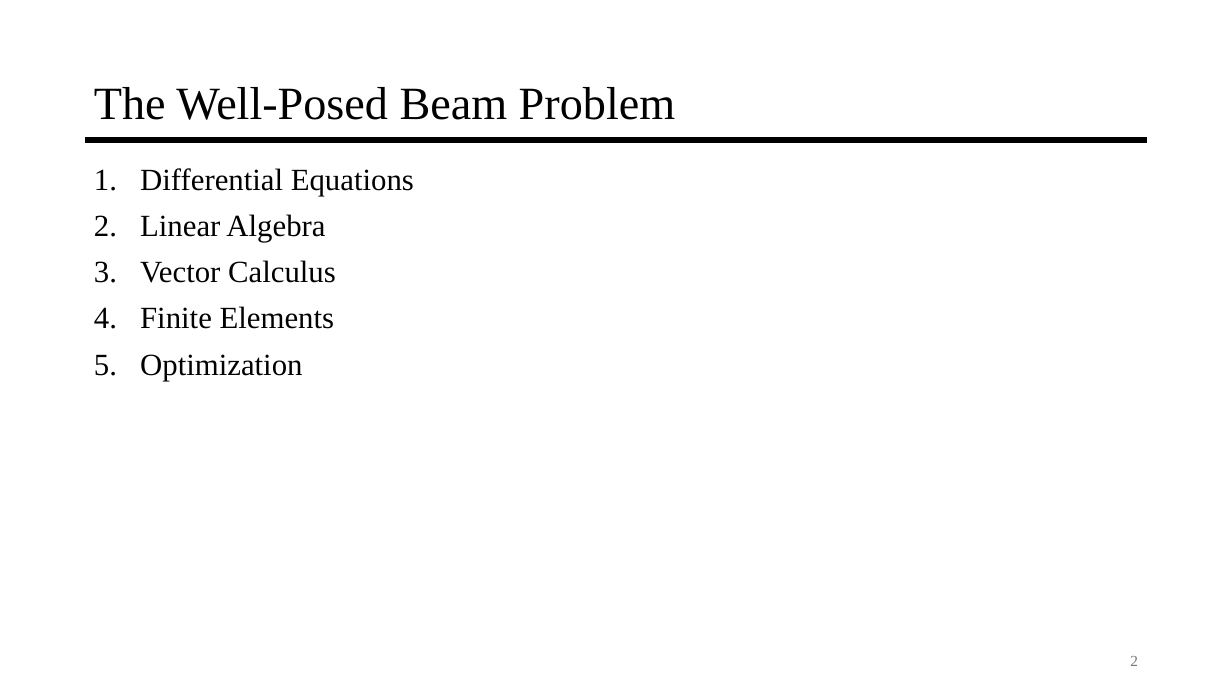
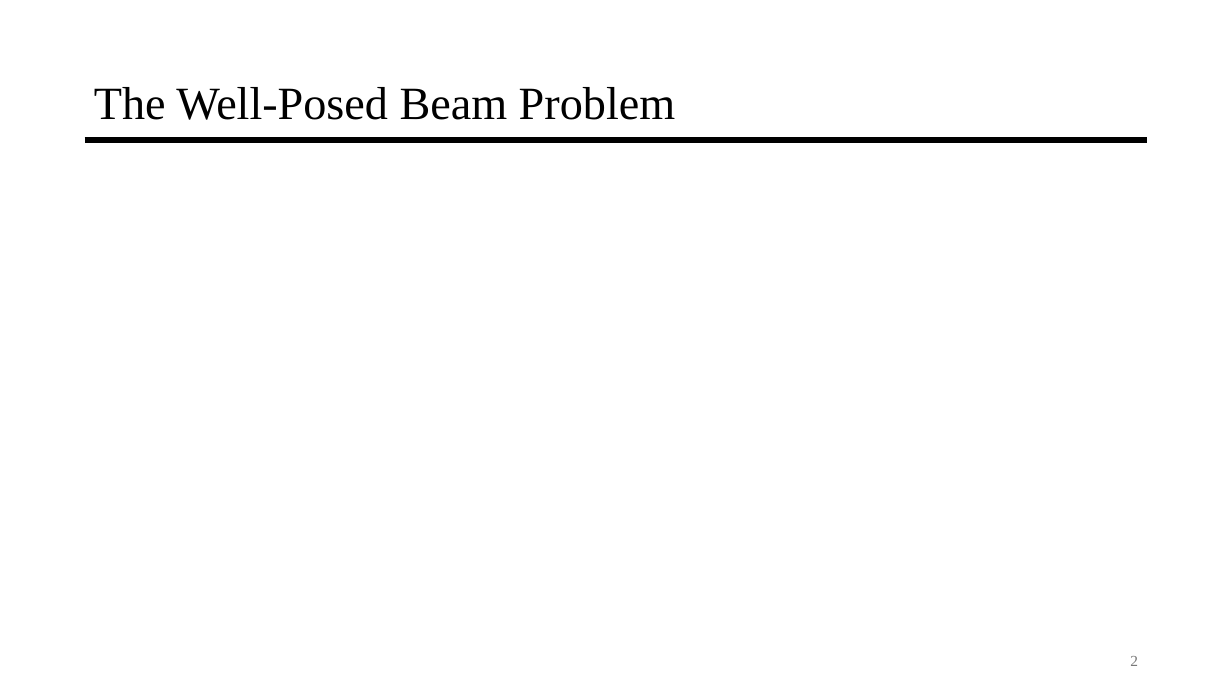
Before and after one commit to jyarch/inverse-mechanics-course, a slide deck: slide 2 of 1-Bridge-Problem/1-Bridge-Problem.pptx. Drawn at 1232x693 pixels with LibreOffice and Linux fonts; fonts in the diff are those of the drawing. Boxes give left, top, right and bottom in pixels: in the first picture for what was removed or moved away, otherwise in the second. Text is boxed around its words. In the diff, an @@ line names an element or a change of style, - is before the commit and + after.

```diff
--- a/1-Bridge-Problem/1-Bridge-Problem.pptx
+++ b/1-Bridge-Problem/1-Bridge-Problem.pptx
@@ text removed at (140,168,414,381) @@
-1. Differential Equations
-2. Linear Algebra
-3. Vector Calculus
-4. Finite Elements
-5. Optimization
```
Also in this commit, not shown: 1 slide added, 2 other files.
